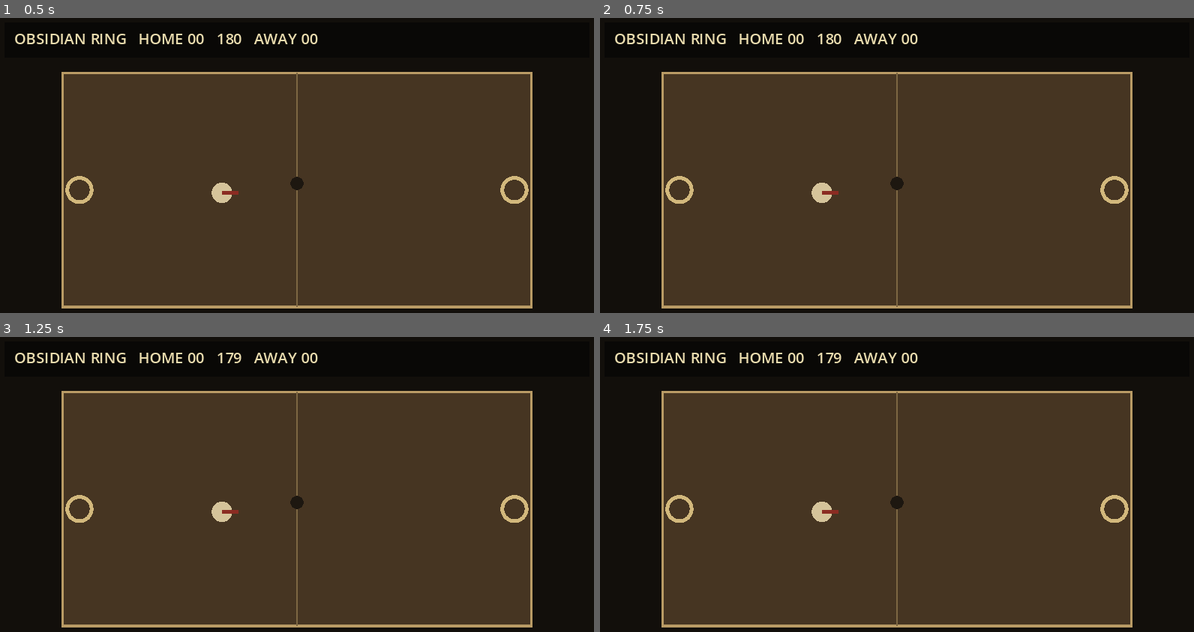
Above: before the commit, frames 1-4 (two rows, left to right).
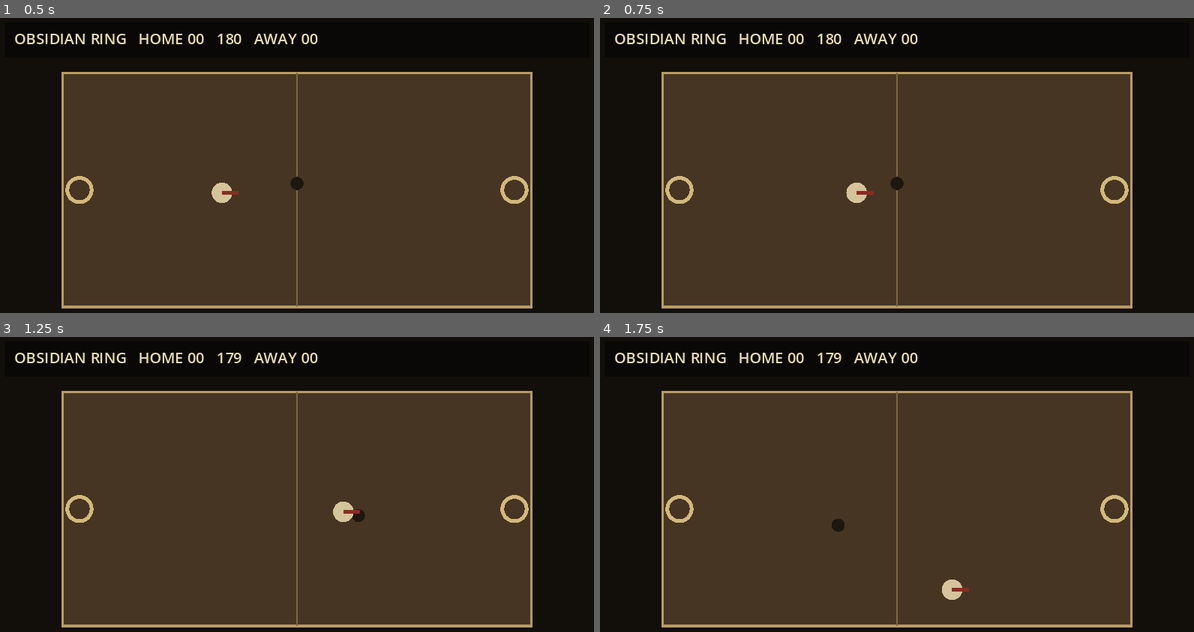
Above: after the commit, the same moments.

Repository: EVAVO-STUDIO/godot-462-obsidian-ring
Game: Godot game, scene res://scenes/main.tscn
Two runs of this game, one before a commit and one after it. Both use one fixed random seed, a clock stepped at 60 frames per second and the inputs below.
Inputs (mouse positions are in pixels of both pictures, inside the frame that each line leads up to):
- Up to frame 1 (0.5 s): no input
- Up to frame 2 (0.75 s): tap Enter at 0.5 s; move the mouse to (1027, 165) at 0.52 s; hold D (move_right, bound only after the commit) from 0.53 s (still down); tap Space (pass_ball, bound only after the commit) at 0.6 s
- Up to frame 3 (1.25 s): keep holding D (move_right, bound only after the commit); tap X (strike_ball, bound only after the commit) at 0.8 s
- Up to frame 4 (1.75 s): move the mouse to (778, 519) at 1.27 s; release D (move_right, bound only after the commit) at 1.28 s; hold S (move_down, bound only after the commit) from 1.28 s (still down); tap X (strike_ball, bound only after the commit) at 1.35 s; tap Z (tackle, bound only after the commit) at 1.55 s

Frame 1 is identical in both runs. In frame 2, 0.4% of the frame differs, in the area x 35-47%, y 55-63%; in frame 3, 0.5%; in frame 4, 0.6%, in the area x 35-63%, y 53-90%.

Commit message:
fix: configure prototype input safely at runtime

Diff:
--- a/scripts/main.gd
+++ b/scripts/main.gd
@@ -11,6 +11,10 @@
 var away_score := 0
 var match_time := 180.0
 var possession := false
+
+func _ready() -> void:
+	_configure_input()
+	queue_redraw()
 
 func _process(delta: float) -> void:
 	match_time = maxf(0.0, match_time - delta)
@@ -38,6 +42,27 @@
 		_check_ring_score()
 
 	queue_redraw()
+
+func _configure_input() -> void:
+	_add_key_action("move_left", KEY_A)
+	_add_key_action("move_left", KEY_LEFT)
+	_add_key_action("move_right", KEY_D)
+	_add_key_action("move_right", KEY_RIGHT)
+	_add_key_action("move_up", KEY_W)
+	_add_key_action("move_up", KEY_UP)
+	_add_key_action("move_down", KEY_S)
+	_add_key_action("move_down", KEY_DOWN)
+	_add_key_action("pass_ball", KEY_SPACE)
+	_add_key_action("strike_ball", KEY_X)
+	_add_key_action("tackle", KEY_Z)
+
+func _add_key_action(action: StringName, keycode: Key) -> void:
+	if not InputMap.has_action(action):
+		InputMap.add_action(action)
+	var event := InputEventKey.new()
+	event.physical_keycode = keycode
+	if not InputMap.action_has_event(action, event):
+		InputMap.action_add_event(action, event)
 
 func _bounce_ball() -> void:
 	if ball_position.x < COURT.position.x + BALL_RADIUS:
